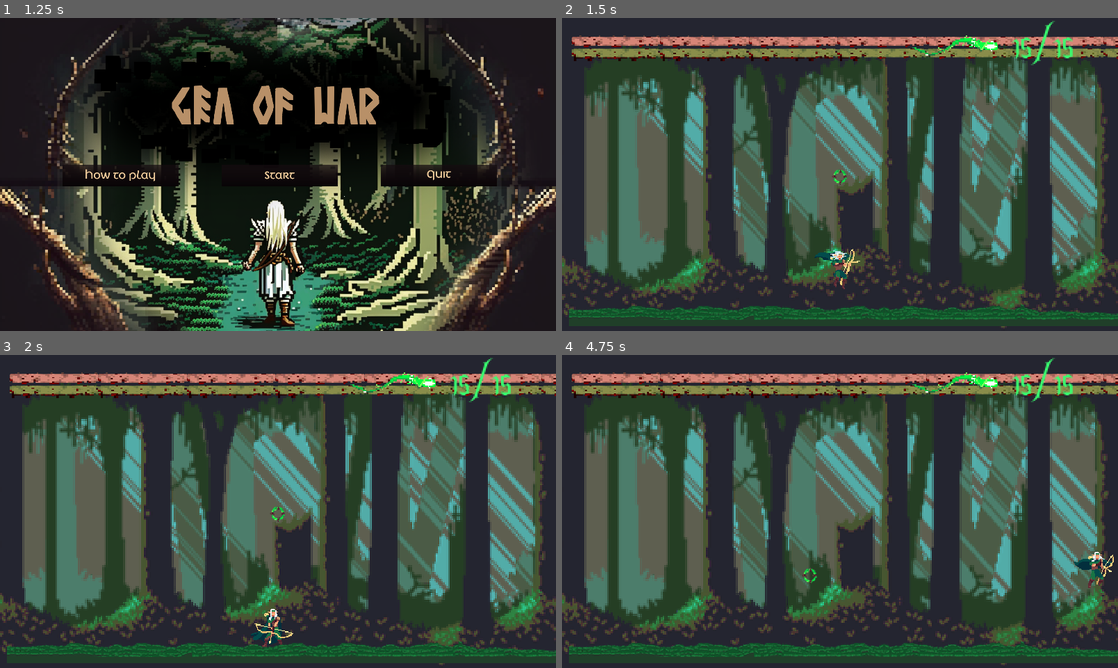
Above: before the commit, frames 1-4 (two rows, left to right).
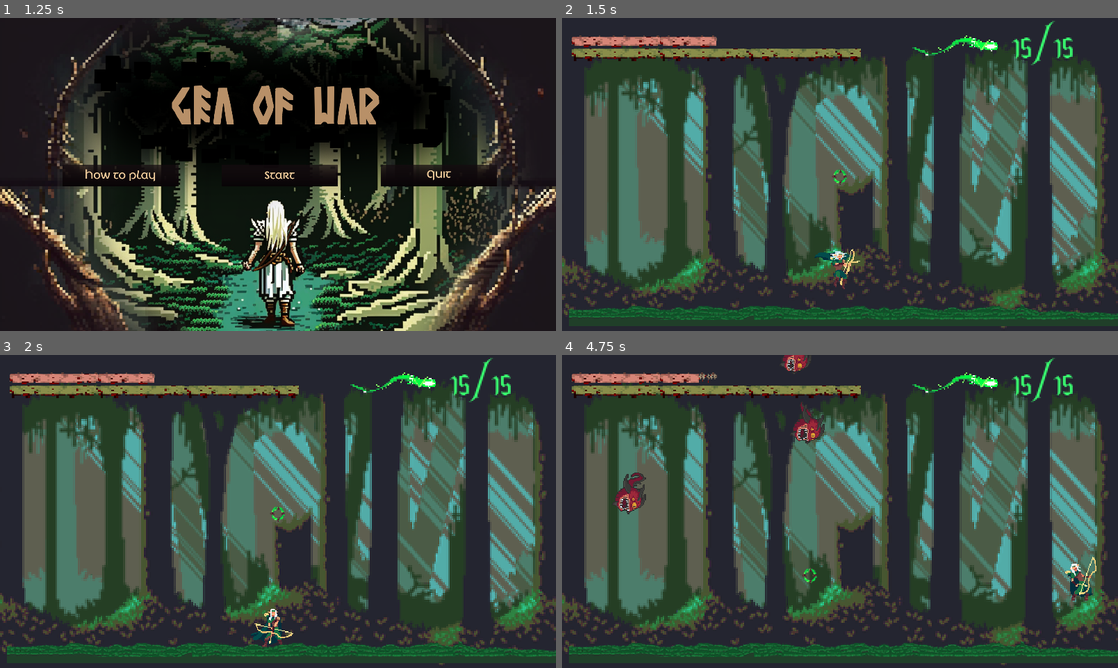
Above: after the commit, the same moments.

Repository: dcrespo3d/GGJ2023
Game: Godot game, scene res://InitialScene.tscn
The game is run twice, just before and just after one commit, with the same random seed, the same clock (stepped at 60 frames per second) and the same inputs.
Inputs (mouse positions are in pixels of both pictures, inside the frame that each line leads up to):
- Up to frame 1 (1.25 s): click (283, 174) at 0.5 s
- Up to frame 2 (1.5 s): click (840, 174) at 1.25 s
- Up to frame 3 (2 s): no input
- Up to frame 4 (4.75 s): tap Enter at 2 s; move the mouse to (962, 495) at 2.02 s; hold Right (ui_right) 2.03-2.78 s; tap Shift (dash_key) at 2.1, 4.35 s; move the mouse to (728, 527) at 2.77 s; hold Left (ui_left) 2.78-3.53 s; tap Space (heal_key) at 2.85 s; move the mouse to (895, 442) at 3.52 s; hold Right (ui_right) 3.53-4.28 s; click (895, 442) at 3.6 s; move the mouse to (812, 574) at 4.27 s; hold Up (ui_up) from 4.28 s (still down)

Frame 1 is identical in both runs. In frame 2, 3.1% of the frame differs, in the area x 27-100%, y 6-14%; in frame 3, 3.1%; in frame 4, 4.8%, in the area x 9-100%, y 0-79%.
Error before the commit: Parse Error: The identifier "rondasPuntos" isn't declared in the current scope. (res://EscenaMain.gd:124)

Commit message:
Score

Diff:
--- a/Enemy_01.gd
+++ b/Enemy_01.gd
@@ -32,7 +32,7 @@
 	if hits <= 0:
 		state = DIE
 		if state == DIE && !hemuerto:
-			get_tree().get_root().get_node("EscenaMain/Viewport/GameOver").cacademons += 1
+			get_tree().get_root().get_node("EscenaMain").cacademons += 1
 			hemuerto = true
 
 
--- a/Enemy_02.gd
+++ b/Enemy_02.gd
@@ -66,7 +66,7 @@
 	if dead == false:
 		$EnemyAnimations.animation = "Die"
 		dead = true
-		get_tree().get_root().get_node("EscenaMain/Viewport/GameOver").slime += 1
+		get_tree().get_root().get_node("EscenaMain").slime += 1
 		if $EnemyAnimations.frame == 6:
 			queue_free()
 		heal(get_tree().get_root().get_node("EscenaMain/Viewport/Gea"))
--- a/EscenaMain.gd
+++ b/EscenaMain.gd
@@ -12,6 +12,10 @@
 export (float) var spawntimer = 2
 export var speedincrease = 0.01
 var actualtimer = 2
+var score = 0
+var cacademons = 0
+var slimes = 0
+var rondasPuntos = 1
 
 #Oleadas_variables
 var bichosmuertos = 0
@@ -68,6 +72,7 @@
 # Called every frame. 'delta' is the elapsed time since the previous frame.
 func _process(delta):
 	_on_Timer_timeout(delta)
+	_score()
 	actualtimer = actualtimer - 1*delta
 #	print(spawntimer)
 	if Input.is_action_just_pressed("debug1"):
@@ -145,3 +150,6 @@
 	tiempo += 1 * delta
 	tiempo2 += 1 * delta
 	tiempo3 += 1 * delta
+
+func _score():
+	score += ((cacademons * 10) + (slimes * 75)) * (rondasPuntos)
